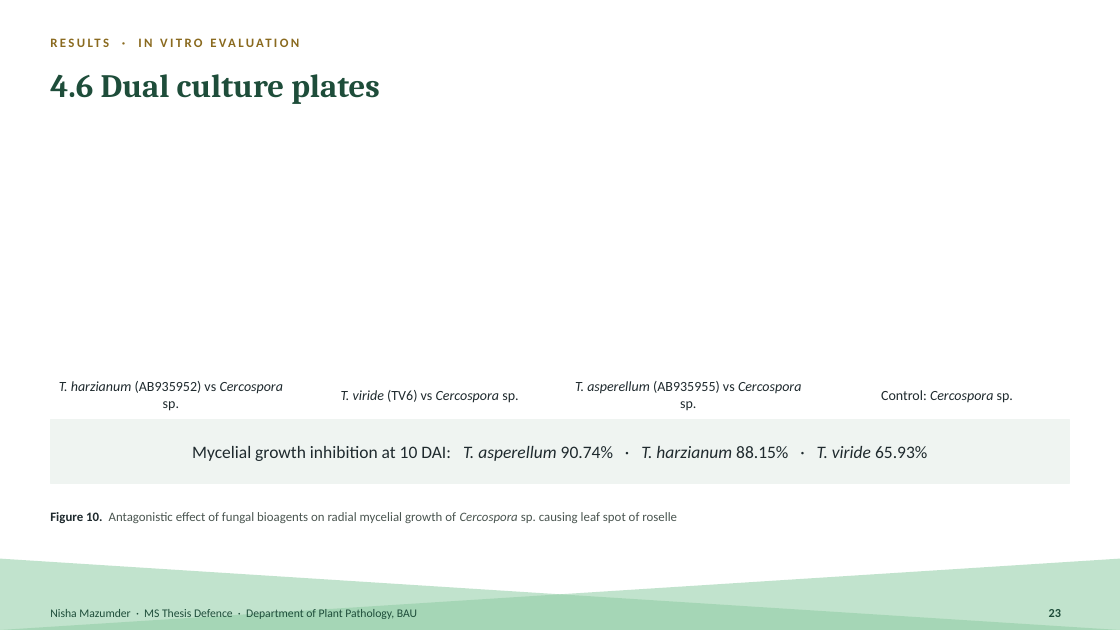
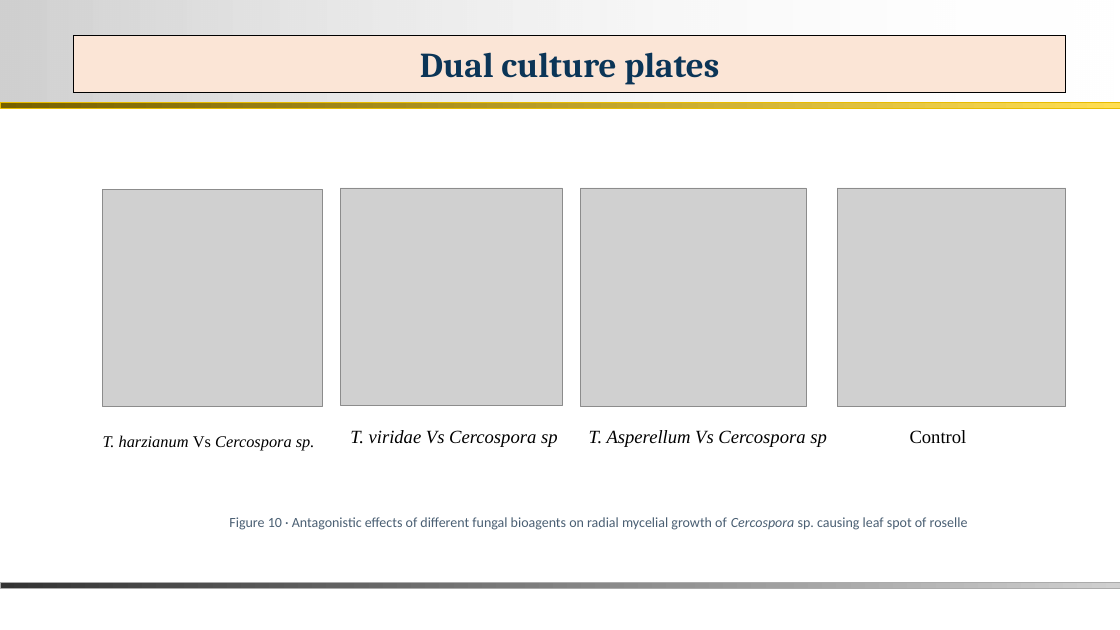
Before and after one commit to bipro-b/nm-documenents, a slide deck: slide 20 of docs/Nisha_MS_Thesis_Defence.pptx (slide 23 before the commit). Drawn at 1120x630 pixels with LibreOffice and Linux fonts; fonts in the diff are those of the drawing; grey boxes stand for pictures; background and template pictures are left out. Boxes give left, top, right and bottom in pixels: in the first picture for what was removed or moved away, otherwise in the second. Text is boxed around its words. In the diff, an @@ line names an element or a change of style, - is before the commit and + after.

```diff
--- a/docs/Nisha_MS_Thesis_Defence.pptx
+++ b/docs/Nisha_MS_Thesis_Defence.pptx
@@ rectangle added at (0,0,1120,103), fill gradient #D0D0D0 to #FFFFFF @@
@@ text removed at (50,30,1070,54) @@
-RESULTS · IN VITRO EVALUATION
@@ title "Dual culture plates": place and size @@
-title "Dual culture plates" at (50,74,380,104)
+title "Dual culture plates" at (74,35,1066,92)
@@ title "Dual culture plates" at (74,35,1066,92): fill none to #FBE5D6; outline none to #000000 0.75 pt @@
@@ title at (420,52,719,85): text changed; size 28 to 30 pt; text colour #1E4D3A to #0B3557 @@
-4.6 Dual culture plates
+Dual culture plates
@@ rectangle added at (0,103,1120,108), fill gradient #766000 to #FFDE53, outline #E8BC00 0.26 pt @@
@@ picture added at (103,189,323,407) @@
@@ picture added at (340,188,563,406) @@
@@ picture added at (581,188,807,407) @@
@@ picture added at (838,188,1066,407) @@
@@ rectangle removed at (50,420,1070,483) @@
@@ text at (103,435,315,451): text changed; size 12 to 14 pt; font Calibri to Times New Roman; text colour #1F2A2E to #000000 @@
-T. harzianum (AB935952) vs Cercospora sp.
+T. harzianum Vs Cercospora sp.
@@ text removed at (192,446,927,461) @@
-Mycelial growth inhibition at 10 DAI: T. asperellum 90.74% · T. harzianum 88.15% · T. viride 65.93%
@@ text at (350,430,558,447): text changed; size 12 to 16 pt; font Calibri to Times New Roman; text colour #1F2A2E to #000000 @@
-T. viride (TV6) vs Cercospora sp.
+T. viridae Vs Cercospora sp
@@ text at (589,430,827,447): text changed; size 12 to 16 pt; font Calibri to Times New Roman; text colour #1F2A2E to #000000 @@
-T. asperellum (AB935955) vs Cercospora sp.
+T. Asperellum Vs Cercospora sp
@@ vertical alignment middle to top in 4 elements at (589,430,827,447), (103,435,315,451), (350,430,558,447), (910,430,967,444) @@
@@ text at (910,430,967,444): text changed; size 12 to 16 pt; font Calibri to Times New Roman; text colour #1F2A2E to #000000 @@
-Control: Cercospora sp.
+Control
@@ text at (229,517,968,530): text changed; size 11 to 12 pt; text colour #4A5550 to #4A5F73 @@
-Figure 10. Antagonistic effect of fungal bioagents on radial mycelial growth of Cercospora sp. causing leaf spot of roselle
+Figure 10 · Antagonistic effects of different fungal bioagents on radial mycelial growth of Cercospora sp. causing leaf spot of roselle
@@ right triangle removed at (0,559,1120,630) @@
@@ right triangle removed at (0,559,1120,630) @@
@@ rectangle added at (0,582,1120,588), fill gradient #333333 to #D0D0D0, outline #ABABAB 0.26 pt @@
@@ text removed at (50,609,417,619) @@
-Nisha Mazumder · MS Thesis Defence · Department of Plant Pathology, BAU
@@ page number removed at (1049,609,1061,617) @@
-23
```
Also in this commit, not shown: 30 other slides changed, 6 slides added, 7 slides removed, 1 other file.
